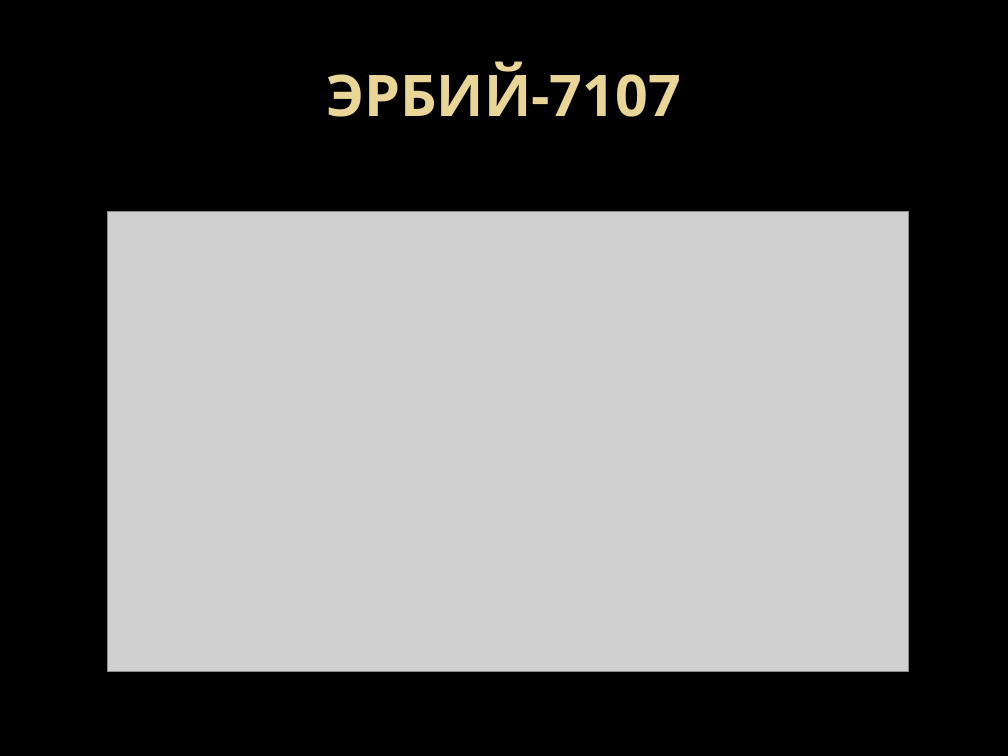
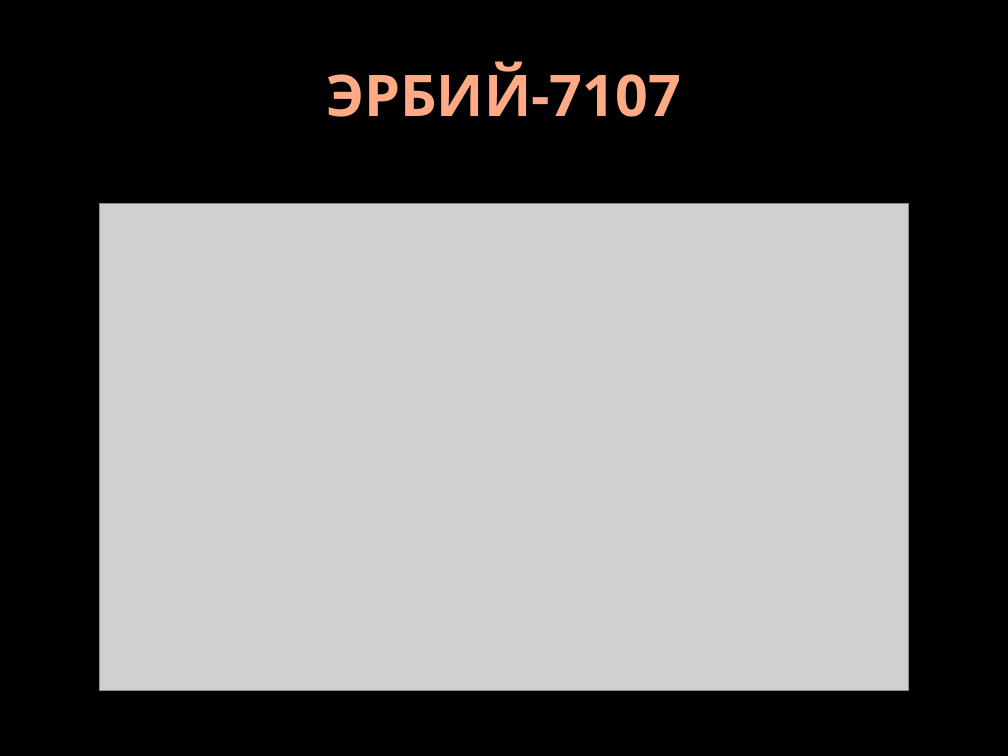
Before and after one commit to DoctorScrept/Temp, a slide deck: slide 5 of Report/DiplomReport.pptx. Drawn at 1008x756 pixels with LibreOffice and Linux fonts; fonts in the diff are those of the drawing; grey boxes stand for pictures; background and template pictures are left out. Boxes give left, top, right and bottom in pixels: in the first picture for what was removed or moved away, otherwise in the second. Text is boxed around its words. In the diff, an @@ line names an element or a change of style, - is before the commit and + after.

```diff
--- a/Report/DiplomReport.pptx
+++ b/Report/DiplomReport.pptx
@@ title "ЭРБИЙ-7107" at bbox=[326, 62, 681, 117]: text colour gradient #EAD696 to #E7D081 to gradient #FFAA86 to #FF9B6A @@
@@ picture: place and size @@
-picture at bbox=[107, 212, 908, 672]
+picture at bbox=[99, 204, 908, 690]
```
Also in this commit, not shown: 9 other slides changed, 9 slides added, 4 slides removed, 12 other files.
